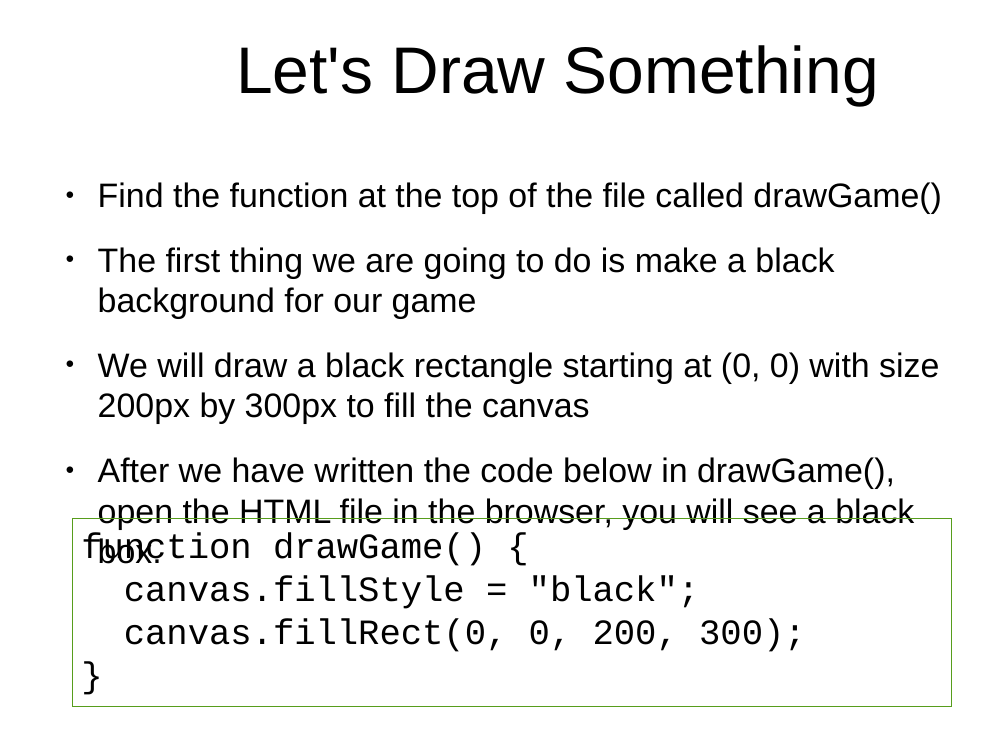
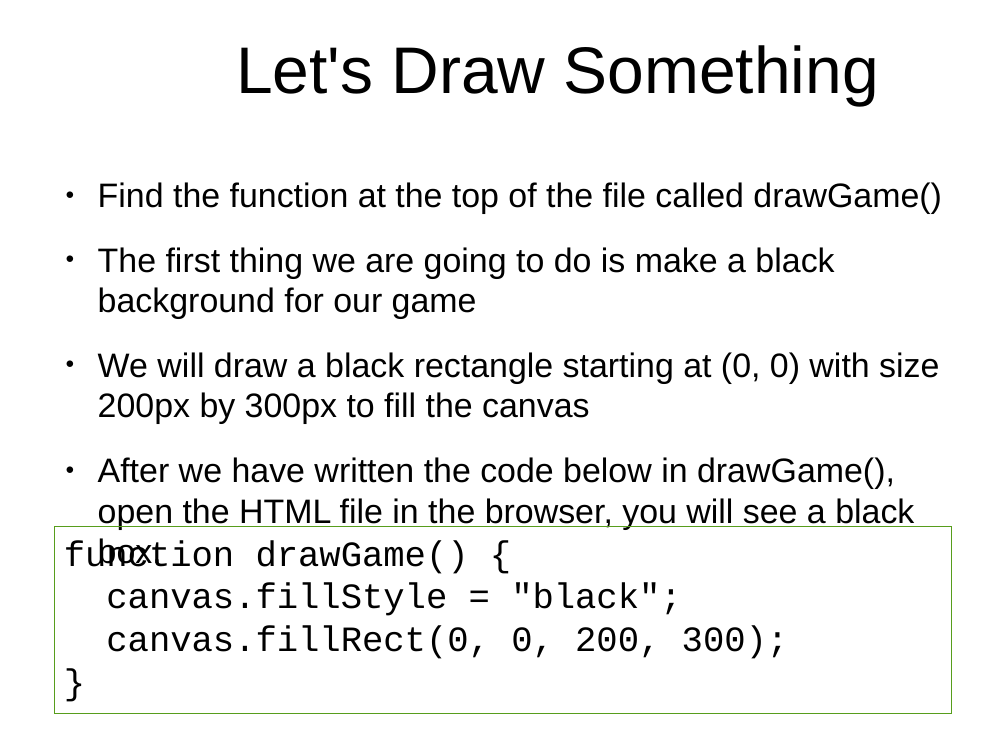
Before and after one commit to originalgrego/Webtris, a slide deck: slide 8 of Webtris - Explorathon 2016.odp. Drawn at 1008x756 pixels with LibreOffice and Linux fonts; fonts in the diff are those of the drawing; background and template pictures are left out. Boxes give left, top, right and bottom in pixels: in the first picture for what was removed or moved away, otherwise in the second. Text is boxed around its words. In the diff, an @@ line names an element or a change of style, - is before the commit and + after.

```diff
--- a/Webtris - Explorathon 2016.odp
+++ b/Webtris - Explorathon 2016.odp
@@ rectangle "function drawGame() {": place and size @@
-rectangle "function drawGame() {" at box(72, 520, 951, 707)
+rectangle "function drawGame() {" at box(55, 527, 951, 714)
```
Also in this commit, not shown: 1 other slide changed, 2 other files.
